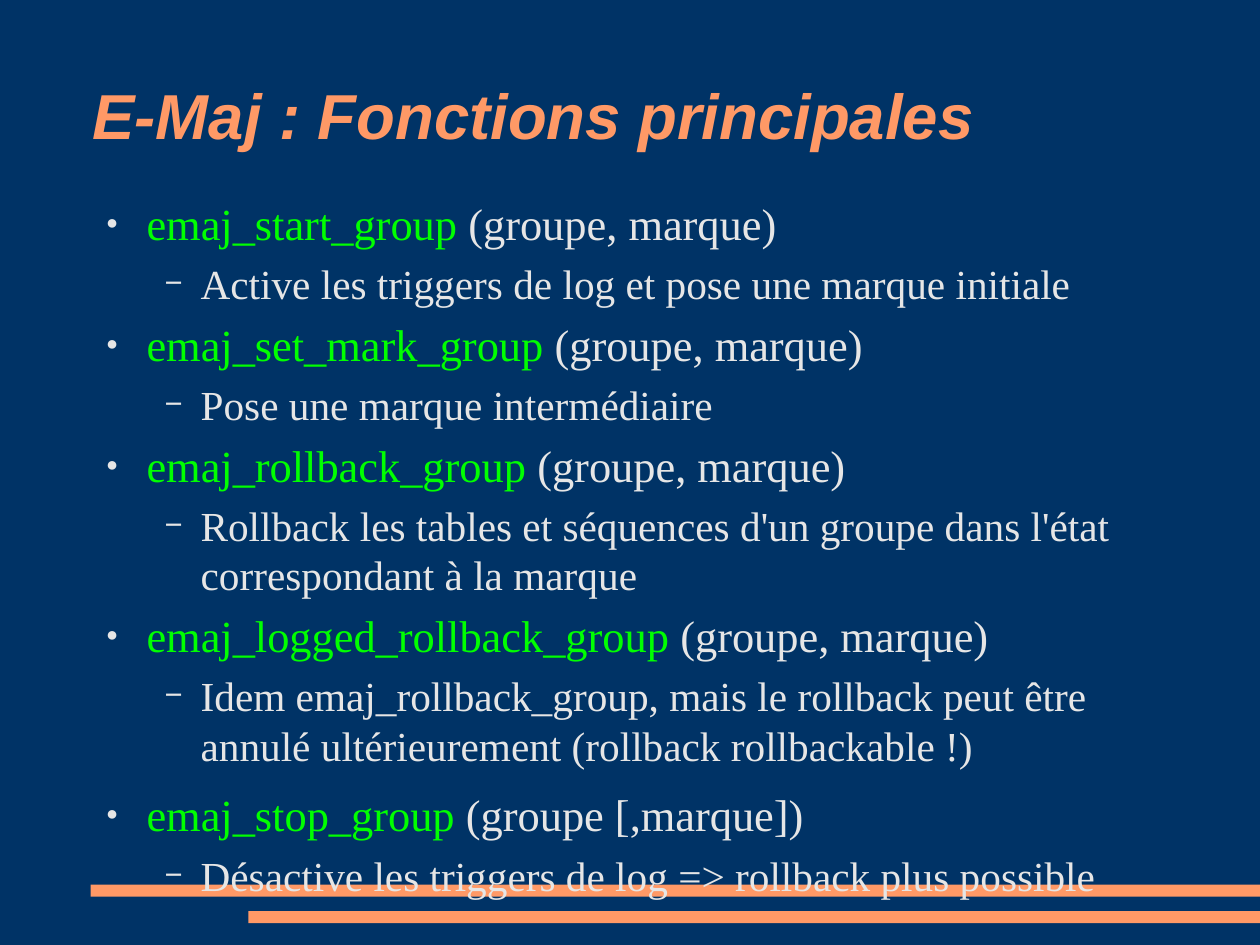
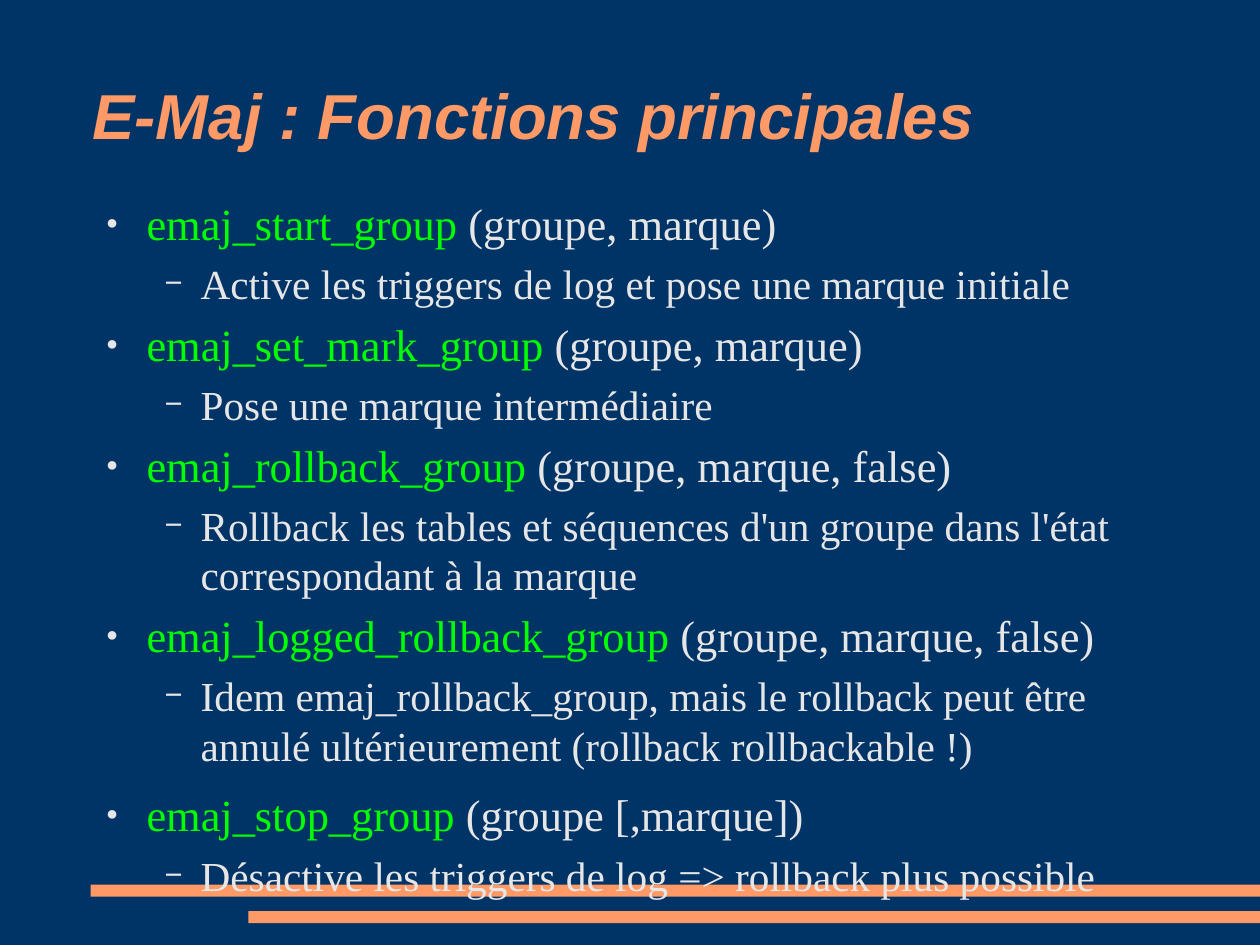
Before and after one commit to beaud76/emaj_doc, a slide deck: slide 10 of Emaj_pres_fr.odp. Drawn at 1260x945 pixels with LibreOffice and Linux fonts; fonts in the diff are those of the drawing. Boxes give left, top, right and bottom in pixels: in the first picture for what was removed or moved away, otherwise in the second. Text is boxed around its words. In the diff, an @@ line names an element or a change of style, - is before the commit and + after.

```diff
--- a/Emaj_pres_fr.odp
+++ b/Emaj_pres_fr.odp
@@ text at <box>147,450,952,490</box>: text changed; text colour #00FF00 to #E6E6E6 @@
-● emaj_rollback_group (groupe, marque)
+● emaj_rollback_group (groupe, marque, false)
@@ text at <box>147,620,1095,661</box>: text changed @@
-● emaj_logged_rollback_group (groupe, marque)
+● emaj_logged_rollback_group (groupe, marque, false)
```
Also in this commit, not shown: 7 other slides changed, 3 other files.
